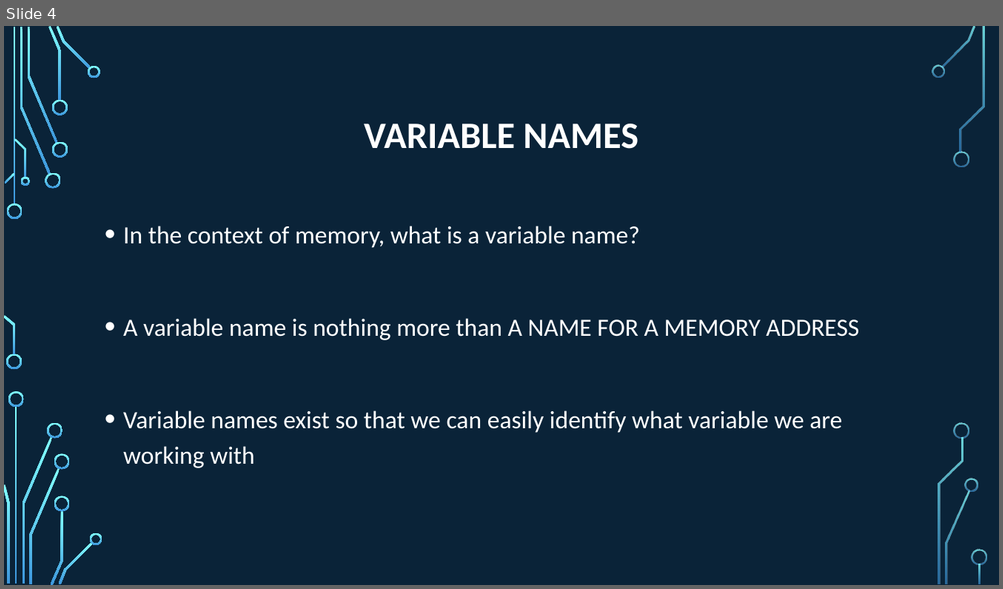
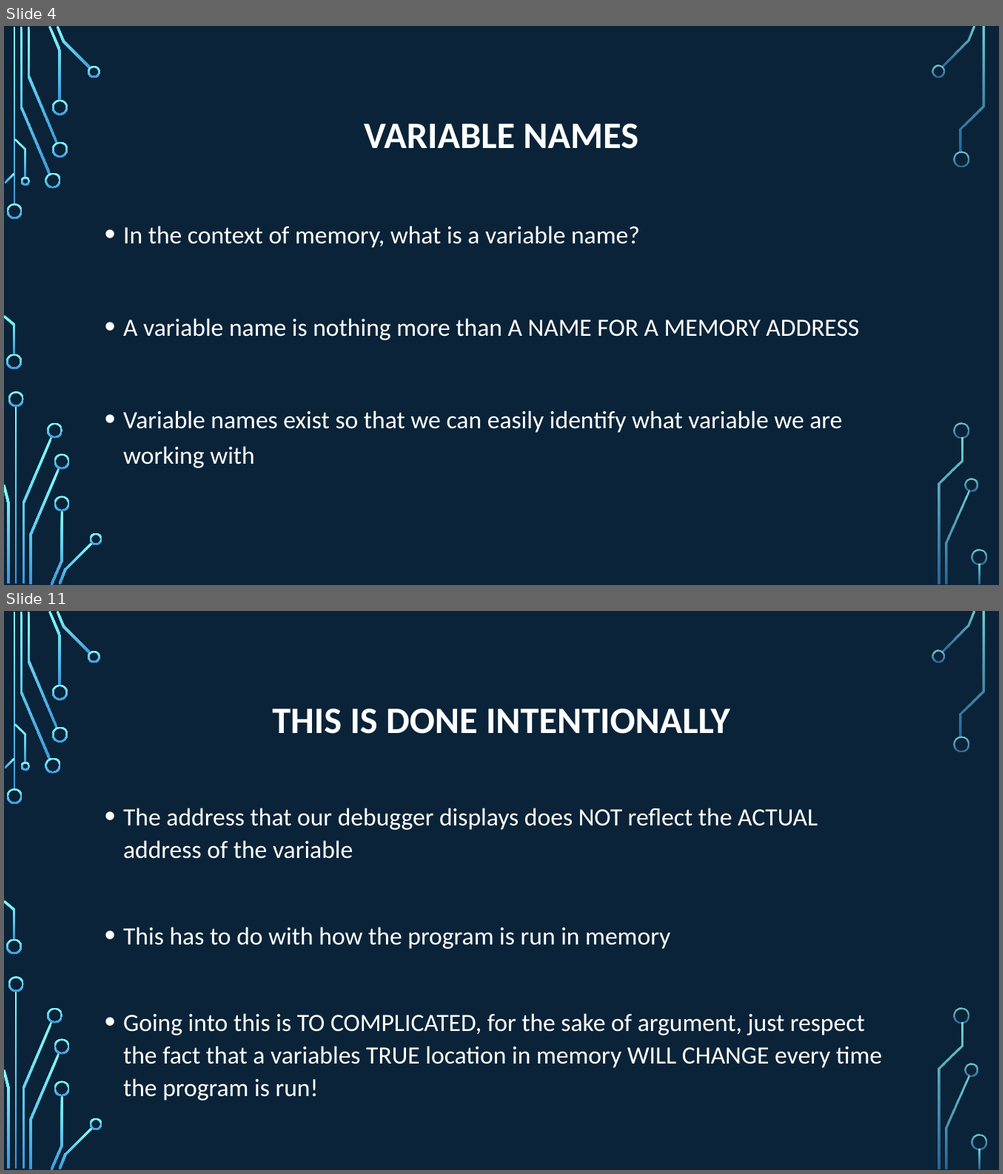
Before and after one commit to psypdt/ZIS_C-_Summer_Course_2019, a slide deck: Day_5/Day_5.pptx. Shown one above the other, each under a label of ours: slide 4 before the commit, slides 4 and 11 after it; the slides between them are not shown. The pictures are 1003x589 and 1003x1174 pixels, drawn with LibreOffice and Linux fonts; fonts in the diff are those of the drawing; background and template pictures are left out. Boxes give left, top, right and bottom in pixels: in the first picture for what was removed or moved away, otherwise in the second. Text is boxed around its words. In the diff, an @@ line names an element or a change of style, - is before the commit and + after.

```diff
--- a/Day_5/Day_5.pptx
+++ b/Day_5/Day_5.pptx
@@ slide 11 added at (4,611,999,1170), background picture (left out); not listed: 36 template elements that a slide beside it also shows @@
@@ title added at (272,709,730,734), 36 pt, text #FFFFFF, bold @@
+THIS IS DONE INTENTIONALLY
@@ text added at (123,808,882,1101), 24 pt, text #FFFFFF @@
+• The address that our debugger displays does NOT reflect the ACTUAL address of the variable
+• This has to do with how the program is run in memory
+• Going into this is TO COMPLICATED, for the sake of argument, just respect the fact that a variables TRUE location in memory WILL CHANGE every time the program is run!
```
Also in this commit, not shown: 2 slides changed, 23 other slides added, 1 slide removed, 1 other file.
